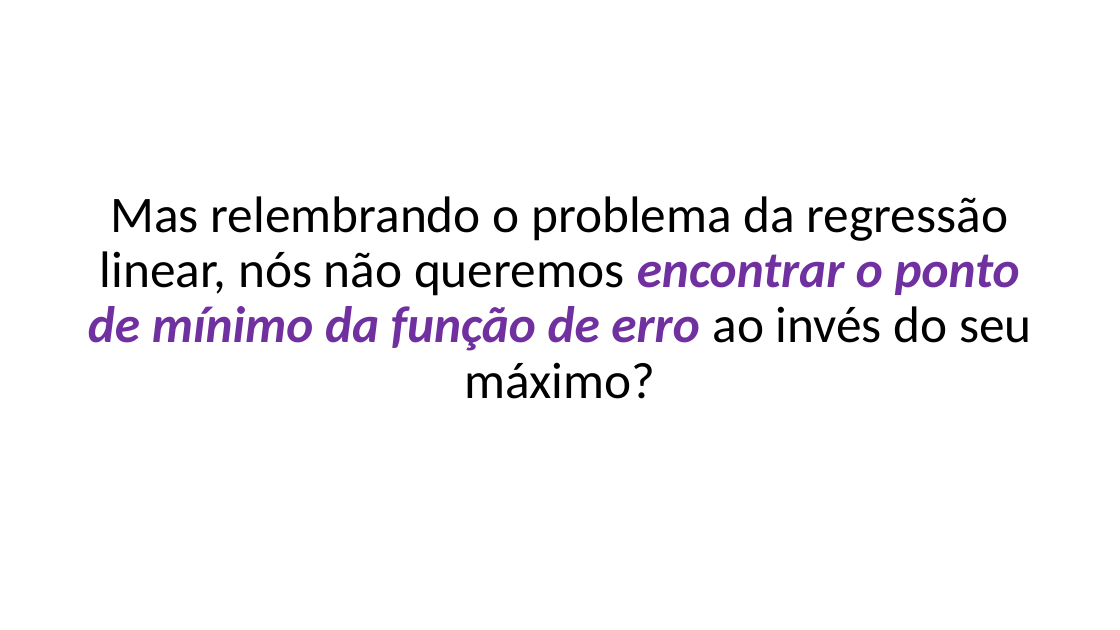
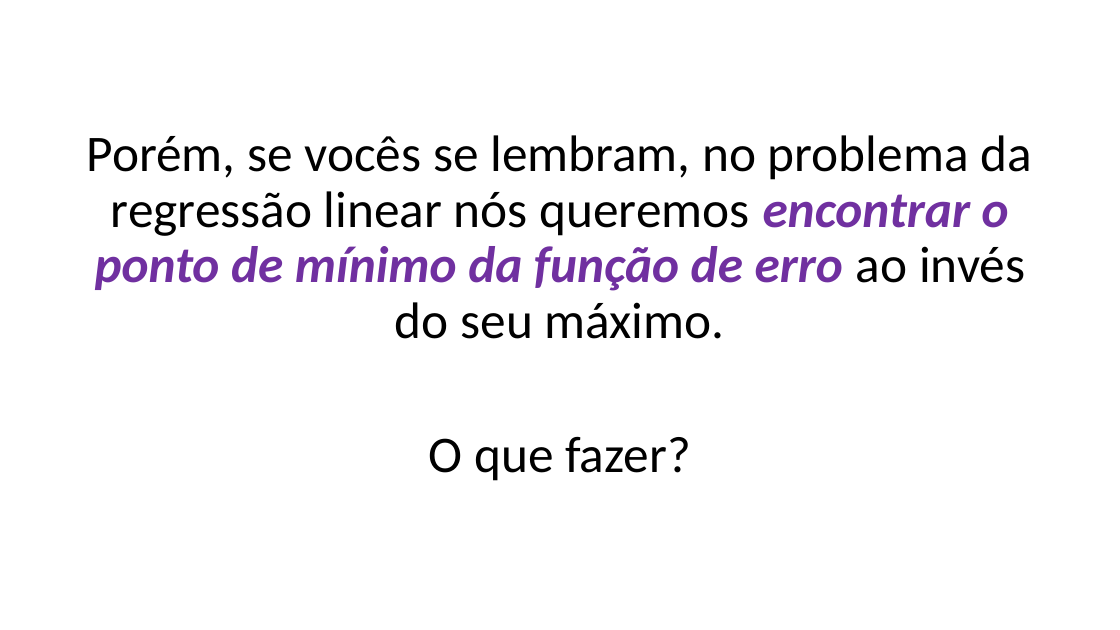
Before and after one commit to zz4fap/t319_aprendizado_de_maquina, a slide deck: slide 14 of slides/T319_Regressão_Linear (Parte II).pptx (slide 13 before the commit). Drawn at 1120x630 pixels with LibreOffice and Linux fonts; fonts in the diff are those of the drawing. Boxes give left, top, right and bottom in pixels: in the first picture for what was removed or moved away, otherwise in the second. Text is boxed around its words. In the diff, an @@ line names an element or a change of style, - is before the commit and + after.

```diff
--- a/slides/T319_Regressão_Linear (Parte II).pptx
+++ b/slides/T319_Regressão_Linear (Parte II).pptx
@@ text at box(87, 135, 1032, 481): text changed @@
-Mas relembrando o problema da regressão linear, nós não queremos encontrar o ponto de mínimo da função de erro ao invés do seu máximo?
+Porém, se vocês se lembram, no problema da regressão linear nós queremos encontrar o ponto de mínimo da função de erro ao invés do seu máximo.
+O que fazer?
```
Also in this commit, not shown: 10 other slides changed, 4 slides added, 1 slide removed, 1 other file.
